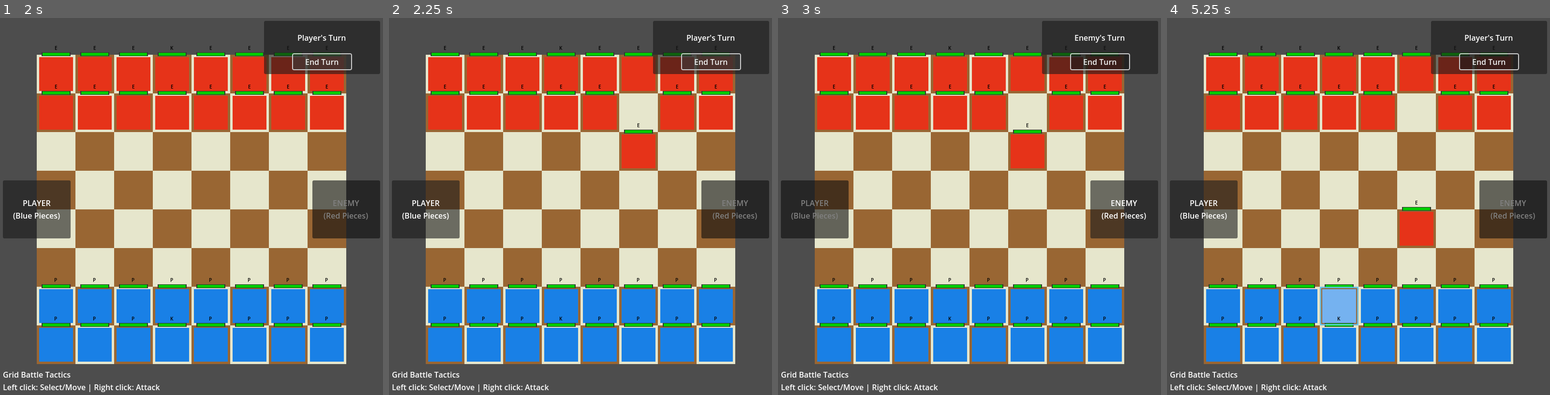
Above: before the commit, frames 1-4 (left to right).
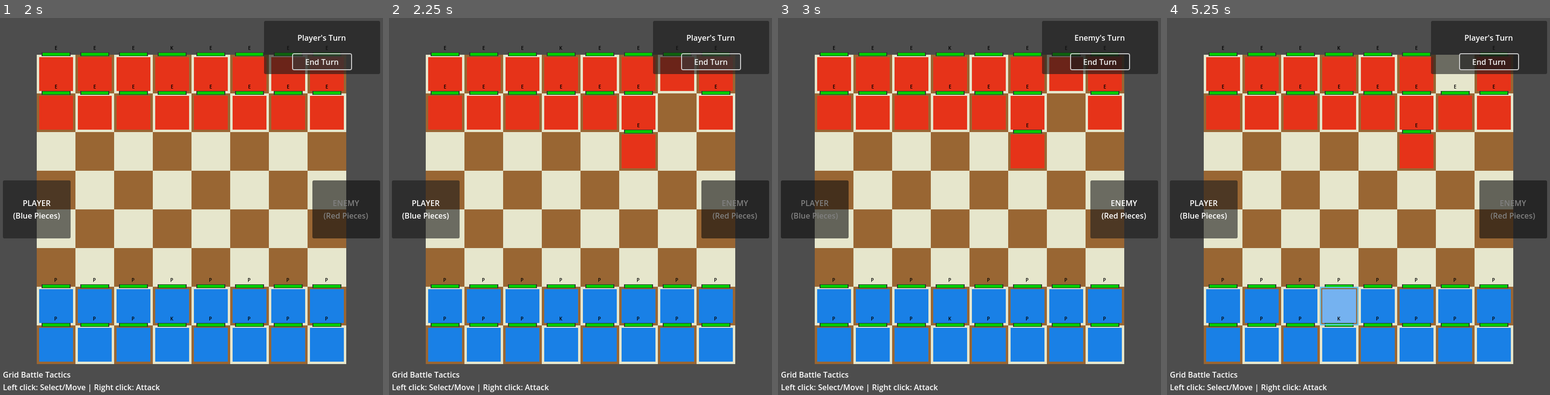
Above: after the commit, the same moments.

Repository: charlesbalcony/grid-game2.0
Game: Godot game, scene res://scenes/Main.tscn
Same seed, same stepped clock (60 frames per second), same inputs: the game is played once before the commit and once after it.
Inputs (mouse positions are in pixels of both pictures, inside the frame that each line leads up to):
- Up to frame 1 (2 s): click "End Turn" at 0.5 s; click "End Turn" at 1.25 s
- Up to frame 2 (2.25 s): click "End Turn" at 2 s
- Up to frame 3 (3 s): tap Enter at 2.75 s; move the mouse to (1053, 191) at 2.77 s; click (1053, 191) at 2.92 s
- Up to frame 4 (5.25 s): tap Space at 3.5, 5 s; move the mouse to (1281, 229) at 3.52 s; click (1281, 229) at 3.67 s; tap Enter at 4.25 s; move the mouse to (1396, 123) at 4.27 s; click (1396, 123) at 4.42 s; move the mouse to (1339, 285) at 5.02 s; click (1339, 285) at 5.17 s

Frame 1 is identical in both runs. In frame 2, 1.7% of the frame differs, in the area x 60-80%, y 17-30%; in frame 3, 1.7%; in frame 4, 3.5%, in the area x 60-80%, y 7-61%.

Commit message:
decently fun AI combat, maybe need them to attack my king more

Diff:
--- a/my-first-game/scripts/components/GameBoardAI.gd
+++ b/my-first-game/scripts/components/GameBoardAI.gd
@@ -49,47 +49,82 @@
 
 	print("AI has ", enemy_pieces.size(), " pieces available")
 
-	# Add some AI personality - 70% chance to attack when possible, 30% chance to move instead
-	var should_prioritize_attack = randf() < 0.7
-
-	if should_prioritize_attack:
-		# Try to find attack opportunities and add variety
-		var attack_options = []
-		for piece_data in enemy_pieces:
-			var attack_targets = get_adjacent_enemies(piece_data.position, "enemy")
-			for target in attack_targets:
-				attack_options.append({"attacker": piece_data, "target": target})
-
-		if not attack_options.is_empty():
-			# Pick a random attack from available options
-			var selected_attack = attack_options[randi() % attack_options.size()]
-			perform_ai_attack(selected_attack.attacker, selected_attack.target, game_manager)
-			return
-
-		# No attacks available, try to move towards player pieces
-		var best_move = find_best_move(enemy_pieces)
-		if best_move:
-			perform_ai_move(best_move.piece, best_move.target_pos, game_manager)
+	# Enhanced AI decision making - balance immediate attacks with strategic positioning
+	var immediate_king_attacks = []
+	var regular_attacks = []
+
+	# First, check for any immediate attack opportunities
+	for piece_data in enemy_pieces:
+		var attack_targets = get_adjacent_enemies(piece_data.position, "enemy")
+		for target in attack_targets:
+			var attack_option = {"attacker": piece_data, "target": target}
+
+			if target.piece_node.piece_type == "king":
+				immediate_king_attacks.append(attack_option)
+			else:
+				regular_attacks.append(attack_option)
+
+	# PRIORITY 1: Always take king attacks if available
+	if not immediate_king_attacks.is_empty():
+		var selected_attack = immediate_king_attacks[randi() % immediate_king_attacks.size()]
+		print("AI found immediate KING attack - executing!")
+		perform_ai_attack(selected_attack.attacker, selected_attack.target, game_manager)
+		return
+
+	# PRIORITY 2: Check if we can set up a king attack next turn
+	var can_setup_king_attack = false
+	if piece_manager:
+		var player_pieces = piece_manager.get_pieces_by_team("player")
+		var player_king = null
+
+		for player_piece in player_pieces:
+			if player_piece.piece_node.piece_type == "king":
+				player_king = player_piece
+				break
+
+		if player_king:
+			for piece_data in enemy_pieces:
+				var valid_moves = get_valid_moves_for_piece(piece_data.position)
+				for move_pos in valid_moves:
+					if move_pos.distance_to(player_king.position) <= 1.5:
+						can_setup_king_attack = true
+						break
+				if can_setup_king_attack:
+					break
+
+	# Adjust strategy based on situation
+	var should_prioritize_attack
+	if can_setup_king_attack:
+		# If we can set up a king attack, focus on positioning (70% move, 30% attack)
+		should_prioritize_attack = randf() < 0.3
+		print("AI can set up king attack - prioritizing positioning")
+	elif not regular_attacks.is_empty():
+		# If regular attacks available, balance attack vs positioning (60% attack, 40% move)
+		should_prioritize_attack = randf() < 0.6
 	else:
-		# Sometimes prefer moving even when attacks are available
-		var best_move = find_best_move(enemy_pieces)
-		if best_move:
-			perform_ai_move(best_move.piece, best_move.target_pos, game_manager)
-			return
-
-		# If no moves available, fall back to attacking with variety
-		var attack_options = []
-		for piece_data in enemy_pieces:
-			var attack_targets = get_adjacent_enemies(piece_data.position, "enemy")
-			for target in attack_targets:
-				attack_options.append({"attacker": piece_data, "target": target})
-
-		if not attack_options.is_empty():
-			var selected_attack = attack_options[randi() % attack_options.size()]
-			perform_ai_attack(selected_attack.attacker, selected_attack.target, game_manager)
+		# No attacks available, focus on movement and army coordination
+		should_prioritize_attack = false
+		print("AI focusing on army coordination and positioning")
+
+	if should_prioritize_attack and not regular_attacks.is_empty():
+		# Execute regular attack
+		var selected_attack = regular_attacks[randi() % regular_attacks.size()]
+		perform_ai_attack(selected_attack.attacker, selected_attack.target, game_manager)
+		return
+
+	# Focus on strategic movement and army coordination
+	var best_move = find_best_move(enemy_pieces)
+	if best_move:
+		perform_ai_move(best_move.piece, best_move.target_pos, game_manager)
+		return
+
+	# Fallback to any available attack if no moves possible
+	if not regular_attacks.is_empty():
+		var selected_attack = regular_attacks[randi() % regular_attacks.size()]
+		perform_ai_attack(selected_attack.attacker, selected_attack.target, game_manager)
 
 func find_best_move(enemy_pieces: Array) -> Dictionary:
-	"""Find the best move for AI with some randomness for variety"""
+	"""Find the best move for AI with king-targeting priority and army coordination"""
 	if not piece_manager or not grid_system:
 		return {}
 
@@ -97,24 +132,171 @@
 	if player_pieces.is_empty():
 		return {}
 
+	# Find both kings for strategic considerations
+	var player_king = null
+	var enemy_king = null
+	var other_player_pieces = []
+
+	for player_piece in player_pieces:
+		if player_piece.piece_node.piece_type == "king":
+			player_king = player_piece
+		else:
+			other_player_pieces.append(player_piece)
+
+	for enemy_piece in enemy_pieces:
+		if enemy_piece.piece_node.piece_type == "king":
+			enemy_king = enemy_piece
+			break
+
+	# Determine board layout - assume enemy starts at top (low Y), player at bottom (high Y)
+	var board_center = Vector2(4, 4)  # Center of 8x8 board
+	var enemy_side_y = 1  # Enemy's back rank
+	var player_side_y = 6  # Player's back rank
+	var center_y = 4
+
 	# Collect all possible moves with their scores
 	var possible_moves = []
 
 	for enemy_piece in enemy_pieces:
-		for player_piece in player_pieces:
-			var distance = enemy_piece.position.distance_to(player_piece.position)
-
-			# Try to move towards this player piece
-			var target_pos = get_move_towards(enemy_piece.position, player_piece.position)
-			if target_pos != Vector2(-1, -1):
-				# Score based on distance (lower is better, so invert)
-				var score = 10.0 - distance
-
-				possible_moves.append({
-					"piece": enemy_piece,
-					"target_pos": target_pos,
-					"score": score
-				})
+		var is_enemy_king = (enemy_piece.piece_node.piece_type == "king")
+		var valid_moves = get_valid_moves_for_piece(enemy_piece.position)
+
+		for move_pos in valid_moves:
+			var total_score = 0.0
+			var move_type = "positioning"
+
+			# PRIORITY 1: Direct king attack opportunity (check if move puts us adjacent to player king)
+			if player_king:
+				var distance_to_king_after_move = move_pos.distance_to(player_king.position)
+
+				# If this move puts us adjacent to player king
+				if distance_to_king_after_move <= 1.5 and not is_enemy_king:
+					total_score += 1000.0  # Massive priority for setting up king attack
+					move_type = "king_setup"
+					print("AI found move that sets up king attack!")
+
+			# PRIORITY 2: King Safety - Keep enemy king protected and in the back
+			if is_enemy_king and enemy_king:
+				# Kings should generally stay in the back - big penalty for advancing
+				var king_advance_penalty = 0.0
+				if move_pos.y > enemy_side_y + 1:  # Moving beyond second rank
+					king_advance_penalty = -100.0  # Heavy penalty for king advancing
+
+				# Only move forward if under serious threat
+				var under_threat = false
+				for player_piece in player_pieces:
+					if player_piece.position.distance_to(enemy_piece.position) <= 2.0:
+						under_threat = true
+						break
+
+				if under_threat:
+					# When threatened, prefer corner retreats
+					var corner_distances = [
+						move_pos.distance_to(Vector2(0, 0)),  # Top-left corner
+						move_pos.distance_to(Vector2(7, 0)),  # Top-right corner
+					]
+					var closest_corner_distance = corner_distances.min()
+					total_score += (10.0 - closest_corner_distance) * 10  # Bonus for retreating to corners
+					move_type = "king_retreat"
+				else:
+					# When safe, stay on back rank or second rank, prefer central files slightly
+					if move_pos.y <= enemy_side_y + 1:  # First or second rank
+						total_score += 50.0
+
+					# Slight preference for center files (3-5) for king mobility, but not too strong
+					var distance_from_center_file = abs(move_pos.x - 4)
+					total_score += (4 - distance_from_center_file) * 3  # Small bonus only
+
+					king_advance_penalty = 0.0  # No penalty when safe and staying back
+
+				total_score += king_advance_penalty
+				if move_type == "positioning":
+					move_type = "king_safety"
+
+			# PRIORITY 3: For non-king pieces - DIRECT ADVANCEMENT toward player pieces
+			elif not is_enemy_king:
+				# Find the closest player piece to determine best advancement direction
+				var closest_player_piece = null
+				var closest_distance = 999.0
+
+				for player_piece in player_pieces:
+					var distance = enemy_piece.position.distance_to(player_piece.position)
+					if distance < closest_distance:
+						closest_distance = distance
+						closest_player_piece = player_piece
+
+				if closest_player_piece:
+					# Strong bonus for moving DIRECTLY toward closest player piece
+					var current_distance = enemy_piece.position.distance_to(closest_player_piece.position)
+					var new_distance = move_pos.distance_to(closest_player_piece.position)
+
+					if new_distance < current_distance:
+						# Moving closer - excellent!
+						var approach_bonus = (current_distance - new_distance) * 40.0  # Big bonus
+						total_score += approach_bonus
+						move_type = "direct_advance"
+
+				# STRONG bonus for Y-advancement toward player side (assuming player is at bottom)
+				var current_y = enemy_piece.position.y
+				var new_y = move_pos.y
+
+				if new_y > current_y:
+					# Moving toward player side - this is what we want!
+					var y_advance_bonus = (new_y - current_y) * 60.0  # Very strong bonus
+					total_score += y_advance_bonus
+					print("AI piece advancing from Y:", current_y, " to Y:", new_y)
+
+				# PENALTY for sideways movement when forward movement is possible
+				if new_y == current_y:  # Sideways movement
+					# Check if forward movement was possible
+					var forward_pos = Vector2(current_y + 1, enemy_piece.position.x)
+					var forward_moves = get_valid_moves_for_piece(enemy_piece.position)
+
+					var could_move_forward = false
+					for valid_move in forward_moves:
+						if valid_move.y > current_y:
+							could_move_forward = true
+							break
+
+					if could_move_forward:
+						total_score -= 30.0  # Penalty for choosing sideways when forward available
+
+				# Small bonus for center files, but much less than advancement
+				var distance_from_center_file = abs(move_pos.x - 4)
+				if distance_from_center_file <= 1:
+					total_score += 5.0  # Small bonus only
+
+				# King targeting - extra bonus for getting closer to player king specifically
+				if player_king:
+					var current_king_distance = enemy_piece.position.distance_to(player_king.position)
+					var new_king_distance = move_pos.distance_to(player_king.position)
+
+					if new_king_distance < current_king_distance:
+						var king_approach_bonus = (current_king_distance - new_king_distance) * 25.0
+						total_score += king_approach_bonus
+						if move_type == "positioning":
+							move_type = "king_hunt"
+
+				# Small support bonus, but don't let it override advancement
+				var support_score = 0.0
+				for other_piece in enemy_pieces:
+					if other_piece != enemy_piece:
+						var distance_to_ally = move_pos.distance_to(other_piece.position)
+						if distance_to_ally <= 2.0:
+							support_score += 3.0  # Much smaller bonus
+
+				total_score += support_score
+
+				# Strong penalty for moving backward (toward enemy side)
+				if new_y < current_y:
+					total_score -= 50.0  # Heavy penalty for retreat
+
+			possible_moves.append({
+				"piece": enemy_piece,
+				"target_pos": move_pos,
+				"score": total_score,
+				"type": move_type
+			})
 
 	if possible_moves.is_empty():
 		return {}
@@ -122,25 +304,100 @@
 	# Sort moves by score (best first)
 	possible_moves.sort_custom(func(a, b): return a.score > b.score)
 
-	# Add variety: 60% chance to pick the best move, 30% for top 3, 10% for any move
+	# Decision making with strategic priorities
+	var king_setup_moves = possible_moves.filter(func(move): return move.type == "king_setup")
+	var king_retreat_moves = possible_moves.filter(func(move): return move.type == "king_retreat")
+	var king_safety_moves = possible_moves.filter(func(move): return move.type == "king_safety")
+	var direct_advance_moves = possible_moves.filter(func(move): return move.type == "direct_advance")
+	var king_hunt_moves = possible_moves.filter(func(move): return move.type == "king_hunt")
+	var positioning_moves = possible_moves.filter(func(move): return move.type == "positioning")
+
+	var selected_move
 	var rand_val = randf()
-	var selected_move
-
-	if rand_val < 0.6:
-		# Pick the best move
-		selected_move = possible_moves[0]
-	elif rand_val < 0.9 and possible_moves.size() >= 3:
-		# Pick from top 3 moves
-		var top_moves = possible_moves.slice(0, min(3, possible_moves.size()))
-		selected_move = top_moves[randi() % top_moves.size()]
+
+	# Always prioritize king setup moves
+	if not king_setup_moves.is_empty():
+		selected_move = king_setup_moves[0]
+		print("AI setting up for king attack!")
+	elif not king_retreat_moves.is_empty():
+		# King needs to retreat when threatened
+		selected_move = king_retreat_moves[0]
+		print("AI king retreating to safety")
+	elif not direct_advance_moves.is_empty() and rand_val < 0.8:
+		# 80% chance to make direct advances when available
+		selected_move = direct_advance_moves[0]
+		print("AI making direct advance toward player pieces")
+	elif not king_hunt_moves.is_empty() and rand_val < 0.9:
+		# 90% chance to hunt player king when not making direct advances
+		selected_move = king_hunt_moves[0]
+		print("AI hunting player king")
+	elif not king_safety_moves.is_empty():
+		# Keep own king safe
+		selected_move = king_safety_moves[0]
+		print("AI keeping own king safe")
 	else:
-		# Pick any random move
-		selected_move = possible_moves[randi() % possible_moves.size()]
+		# Fallback to best positioning move
+		if not positioning_moves.is_empty():
+			selected_move = positioning_moves[0]
+			print("AI making positioning move")
+		else:
+			selected_move = possible_moves[0]
 
 	return {
 		"piece": selected_move.piece,
 		"target_pos": selected_move.target_pos
 	}
+
+func evaluate_king_safety(king_pos: Vector2, enemy_pieces: Array, player_pieces: Array) -> float:
+	"""Evaluate how safe the king position is"""
+	var safety_score = 0.0
+
+	# Count nearby allies (good for protection)
+	var ally_protection = 0
+	for ally in enemy_pieces:
+		var distance = king_pos.distance_to(ally.position)
+		if distance <= 2.0 and ally.piece_node.piece_type != "king":
+			ally_protection += 1
+			safety_score += 15.0
+
+	# Count nearby enemies (bad - immediate threats)
+	var immediate_threats = 0
+	for enemy in player_pieces:
+		var distance = king_pos.distance_to(enemy.position)
+		if distance <= 2.0:
+			immediate_threats += 1
+			safety_score -= 25.0  # Heavy penalty for enemy proximity
+		if distance <= 1.5:  # Adjacent threat
+			safety_score -= 50.0  # Severe penalty for adjacent enemies
+
+	return safety_score
+
+func get_valid_moves_for_piece(piece_pos: Vector2) -> Array:
+	"""Get all valid moves for a piece at the given position"""
+	var valid_moves = []
+
+	if not grid_system or not piece_manager:
+		return valid_moves
+
+	var directions = [
+		Vector2(0, 1),   # Down
+		Vector2(0, -1),  # Up
+		Vector2(1, 0),   # Right
+		Vector2(-1, 0),  # Left
+		Vector2(1, 1),   # Down-Right
+		Vector2(-1, 1),  # Down-Left
+		Vector2(1, -1),  # Up-Right
+		Vector2(-1, -1)  # Up-Left
+	]
+
+	for direction in directions:
+		var new_pos = piece_pos + direction
+
+		# Check if position is valid and empty
+		if grid_system.is_valid_position(new_pos) and not piece_manager.is_position_occupied(new_pos):
+			valid_moves.append(new_pos)
+
+	return valid_moves
 
 func get_move_towards(from_pos: Vector2, to_pos: Vector2) -> Vector2:
 	"""Find a valid adjacent position that moves towards the target"""
